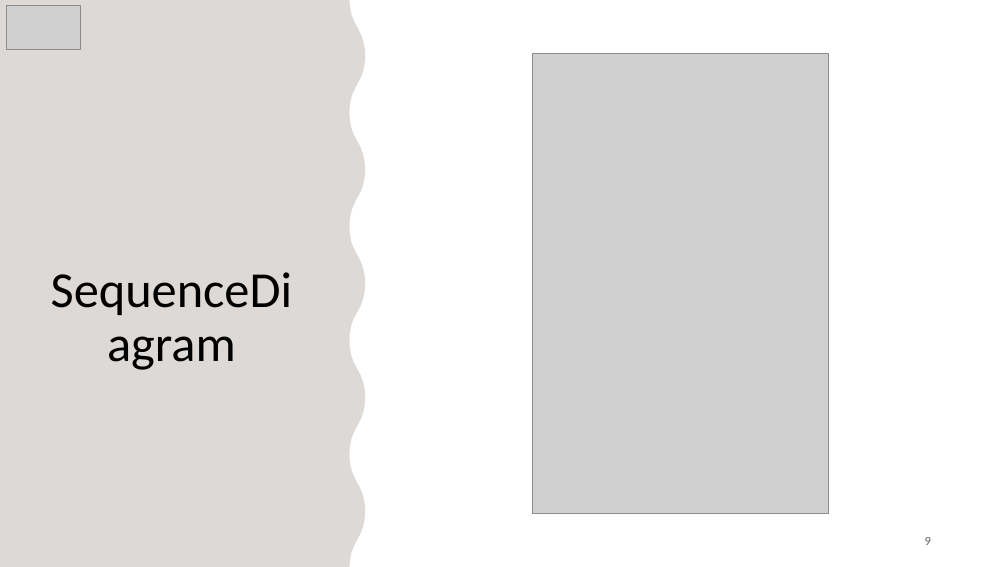
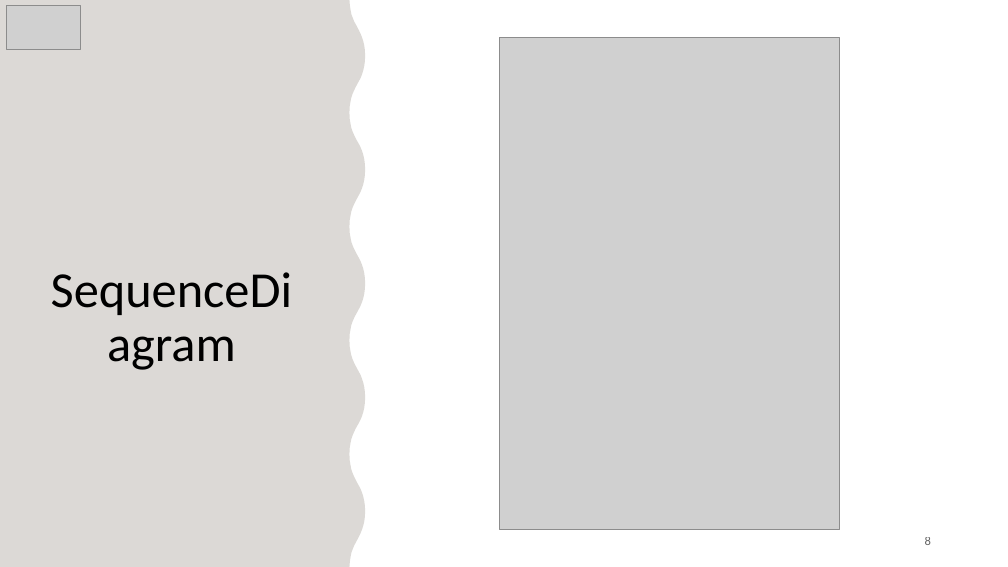
Before and after one commit to JasmeetMatta/Precision-Farming-Bot, a slide deck: slide 8 of Presentation/Final Precision Farming Using Autonomous Vehicle.pptx (slide 9 before the commit). Drawn at 1008x567 pixels with LibreOffice and Linux fonts; fonts in the diff are those of the drawing; grey boxes stand for pictures. Boxes give left, top, right and bottom in pixels: in the first picture for what was removed or moved away, otherwise in the second. Text is boxed around its words. In the diff, an @@ line names an element or a change of style, - is before the commit and + after.

```diff
--- a/Presentation/Final Precision Farming Using Autonomous Vehicle.pptx
+++ b/Presentation/Final Precision Farming Using Autonomous Vehicle.pptx
@@ picture: place and size @@
-picture at <box>533,53,829,513</box>
+picture at <box>500,38,840,529</box>
@@ page number at <box>925,537,931,545</box>: text changed @@
-9
+8
```
Also in this commit, not shown: 11 other slides changed, 1 other file.
